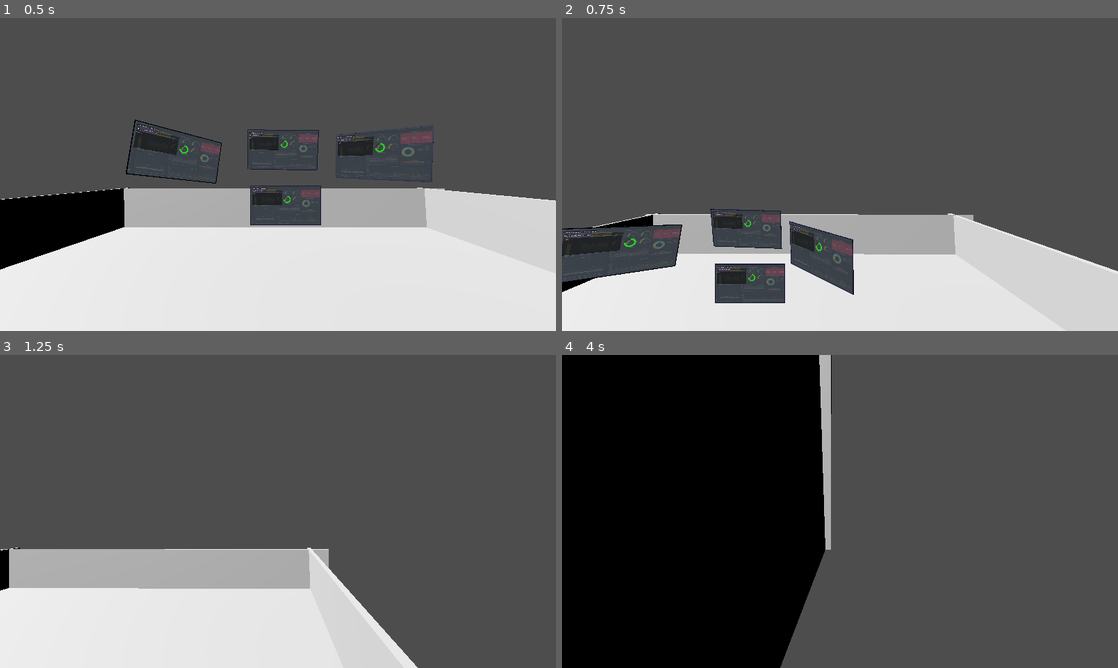
Above: before the commit, frames 1-4 (two rows, left to right).
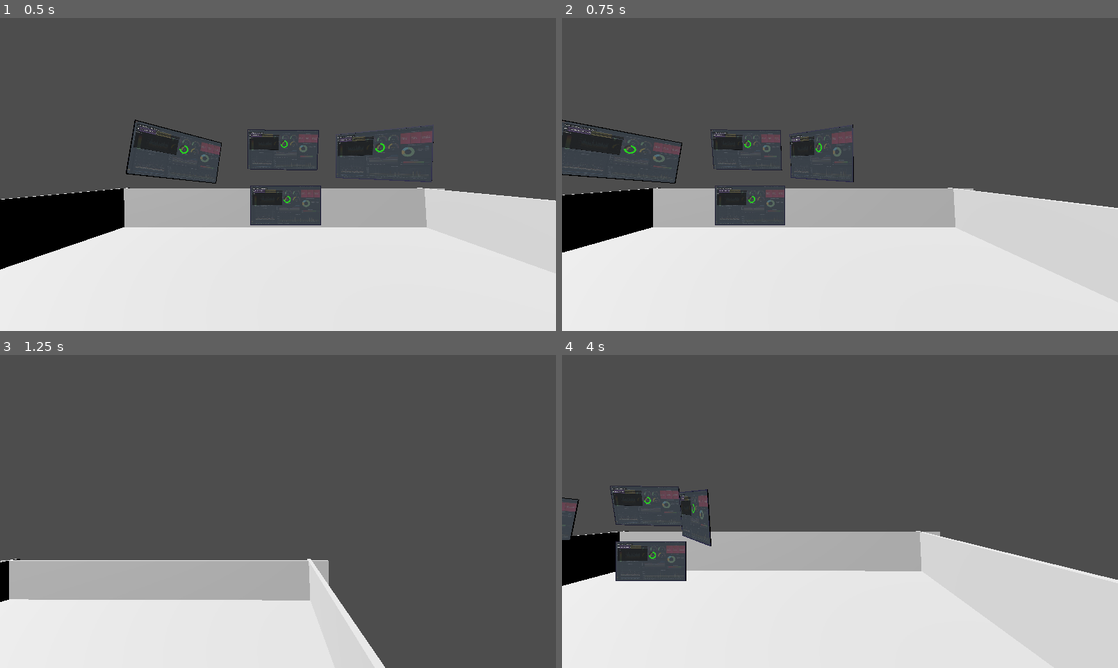
Above: after the commit, the same moments.

Repository: jeanmarc/webaccess
Game: Godot game, scene res://scenes/metrics_world.tscn
Same seed, same stepped clock (60 frames per second), same inputs: the game is played once before the commit and once after it. This scene is started directly instead of the project's main scene.
Inputs (mouse positions are in pixels of both pictures, inside the frame that each line leads up to):
- Up to frame 1 (0.5 s): no input
- Up to frame 2 (0.75 s): tap Enter (ui_accept) at 0.5, 0.6 s; move the mouse to (962, 158) at 0.52 s; hold Right (ui_right) from 0.53 s (still down); click (962, 158) at 0.67 s
- Up to frame 3 (1.25 s): keep holding Right (ui_right); tap Space (jump, bound only after the commit) at 0.77, 0.8, 1.07 s
- Up to frame 4 (4 s): release Right (ui_right) at 1.25 s; drag from (728, 527) to (812, 574) at 1.27 s; tap Enter (ui_accept) at 2, 2.1 s; move the mouse to (895, 442) at 2.02 s; hold Right (ui_right) 2.03-2.75 s; tap Space (jump, bound only after the commit) at 2.3, 3.77, 3.8 s; drag from (812, 574) to (673, 464) at 2.77 s; move the mouse to (1006, 558) at 3.52 s; hold Left (ui_left) from 3.53 s (still down); tap E at 3.6 s

Frame 1 is identical in both runs. In frame 2, 22% of the frame differs, in the area x 0-100%, y 32-92%; in frame 3, 5.6%; in frame 4, 67%, in the area x 0-100%, y 0-100%.

Commit message:
Add keymapping and bind escape to quit the scene

Diff:
--- a/webapp/project.godot
+++ b/webapp/project.godot
@@ -20,6 +20,53 @@
 window/size/viewport_width=1200
 window/size/viewport_height=675
 
+[input]
+
+move_left={
+"deadzone": 0.5,
+"events": [Object(InputEventKey,"resource_local_to_scene":false,"resource_name":"","device":-1,"window_id":0,"alt_pressed":false,"shift_pressed":false,"ctrl_pressed":false,"meta_pressed":false,"pressed":false,"keycode":0,"physical_keycode":65,"key_label":0,"unicode":97,"echo":false,"script":null)
+, Object(InputEventKey,"resource_local_to_scene":false,"resource_name":"","device":-1,"window_id":0,"alt_pressed":false,"shift_pressed":false,"ctrl_pressed":false,"meta_pressed":false,"pressed":false,"keycode":0,"physical_keycode":4194319,"key_label":0,"unicode":0,"echo":false,"script":null)
+]
+}
+move_right={
+"deadzone": 0.5,
+"events": [Object(InputEventKey,"resource_local_to_scene":false,"resource_name":"","device":-1,"window_id":0,"alt_pressed":false,"shift_pressed":false,"ctrl_pressed":false,"meta_pressed":false,"pressed":false,"keycode":0,"physical_keycode":68,"key_label":0,"unicode":100,"echo":false,"script":null)
+, Object(InputEventKey,"resource_local_to_scene":false,"resource_name":"","device":-1,"window_id":0,"alt_pressed":false,"shift_pressed":false,"ctrl_pressed":false,"meta_pressed":false,"pressed":false,"keycode":0,"physical_keycode":4194321,"key_label":0,"unicode":0,"echo":false,"script":null)
+]
+}
+move_forward={
+"deadzone": 0.5,
+"events": [Object(InputEventKey,"resource_local_to_scene":false,"resource_name":"","device":-1,"window_id":0,"alt_pressed":false,"shift_pressed":false,"ctrl_pressed":false,"meta_pressed":false,"pressed":false,"keycode":0,"physical_keycode":87,"key_label":0,"unicode":119,"echo":false,"script":null)
+, Object(InputEventKey,"resource_local_to_scene":false,"resource_name":"","device":-1,"window_id":0,"alt_pressed":false,"shift_pressed":false,"ctrl_pressed":false,"meta_pressed":false,"pressed":false,"keycode":0,"physical_keycode":4194320,"key_label":0,"unicode":0,"echo":false,"script":null)
+]
+}
+move_back={
+"deadzone": 0.5,
+"events": [Object(InputEventKey,"resource_local_to_scene":false,"resource_name":"","device":-1,"window_id":0,"alt_pressed":false,"shift_pressed":false,"ctrl_pressed":false,"meta_pressed":false,"pressed":false,"keycode":0,"physical_keycode":83,"key_label":0,"unicode":115,"echo":false,"script":null)
+, Object(InputEventKey,"resource_local_to_scene":false,"resource_name":"","device":-1,"window_id":0,"alt_pressed":false,"shift_pressed":false,"ctrl_pressed":false,"meta_pressed":false,"pressed":false,"keycode":0,"physical_keycode":4194322,"key_label":0,"unicode":0,"echo":false,"script":null)
+]
+}
+jump={
+"deadzone": 0.5,
+"events": [Object(InputEventKey,"resource_local_to_scene":false,"resource_name":"","device":-1,"window_id":0,"alt_pressed":false,"shift_pressed":false,"ctrl_pressed":false,"meta_pressed":false,"pressed":false,"keycode":0,"physical_keycode":32,"key_label":0,"unicode":32,"echo":false,"script":null)
+]
+}
+turn_left={
+"deadzone": 0.5,
+"events": [Object(InputEventJoypadMotion,"resource_local_to_scene":false,"resource_name":"","device":-1,"axis":0,"axis_value":-1.0,"script":null)
+]
+}
+turn_right={
+"deadzone": 0.5,
+"events": [Object(InputEventJoypadMotion,"resource_local_to_scene":false,"resource_name":"","device":-1,"axis":0,"axis_value":1.0,"script":null)
+]
+}
+exit={
+"deadzone": 0.5,
+"events": [Object(InputEventKey,"resource_local_to_scene":false,"resource_name":"","device":-1,"window_id":0,"alt_pressed":false,"shift_pressed":false,"ctrl_pressed":false,"meta_pressed":false,"pressed":false,"keycode":0,"physical_keycode":4194305,"key_label":0,"unicode":0,"echo":false,"script":null)
+]
+}
+
 [rendering]
 
 renderer/rendering_method="gl_compatibility"
--- a/webapp/scripts/Webapp.gd
+++ b/webapp/scripts/Webapp.gd
@@ -8,6 +8,7 @@
 var peer = WebSocketMultiplayerPeer.new()
 var uiInstance: MetricsGui
 var id = 0
+
 
 func _ready():
 	var serverCert = load("res://server.crt")
@@ -22,6 +23,7 @@
 
 	uiInstance = ui.instantiate()
 	self.add_child(uiInstance)
+
 
 func _process(delta):
 	peer.poll()
@@ -41,8 +43,10 @@
 				replyText.clear()
 				replyText.insert_text_at_caret(str(data.response))
 
+
 func _on_direct_request_button_pressed():
 	$HTTPRequest.request(requestUrlLine.text)
+
 
 func _on_request_button_pressed():
 	var request = {
@@ -53,11 +57,13 @@
 	print("Sending: %s" % JSON.stringify(request))
 	peer.put_packet(JSON.stringify(request).to_utf8_buffer())
 
+
 func _on_request_completed(result, response_code, headers, body):
 	var reply = body.get_string_from_utf8()
 	print(reply)
 	replyText.clear()
 	replyText.insert_text_at_caret(reply)
 
+
 func switch_scene():
 	get_tree().change_scene_to_file("res://scenes/metrics_world.tscn")
--- a/webapp/scripts/metrics_gui.gd
+++ b/webapp/scripts/metrics_gui.gd
@@ -58,6 +58,7 @@
 func _on_direct_request_button_pressed():
 	$HTTPRequest.request(requestUrlLine.text)
 
+
 func _on_request_button_pressed():
 	if id == 0:
 		print("Cannot send request, peer id not yet known")
--- a/webapp/scripts/metrics_world.gd
+++ b/webapp/scripts/metrics_world.gd
@@ -9,3 +9,8 @@
 # Called every frame. 'delta' is the elapsed time since the previous frame.
 func _process(delta):
 	pass
+
+
+func _input(event):
+	if event.is_action("exit"):
+		get_tree().quit()
--- a/webapp/scripts/player.gd
+++ b/webapp/scripts/player.gd
@@ -14,12 +14,12 @@
 		velocity.y -= gravity * delta
 
 	# Handle jump.
-	if Input.is_action_just_pressed("ui_accept") and is_on_floor():
+	if Input.is_action_just_pressed("jump") and is_on_floor():
 		velocity.y = JUMP_VELOCITY
 
 	# Get the input direction and handle the movement/deceleration.
 	# As good practice, you should replace UI actions with custom gameplay actions.
-	var input_dir = Input.get_vector("ui_left", "ui_right", "ui_up", "ui_down")
+	var input_dir = Input.get_vector("move_left", "move_right", "move_forward", "move_back")
 	var direction = (transform.basis * Vector3(input_dir.x, 0, input_dir.y)).normalized()
 	if direction:
 		velocity.x = direction.x * SPEED
